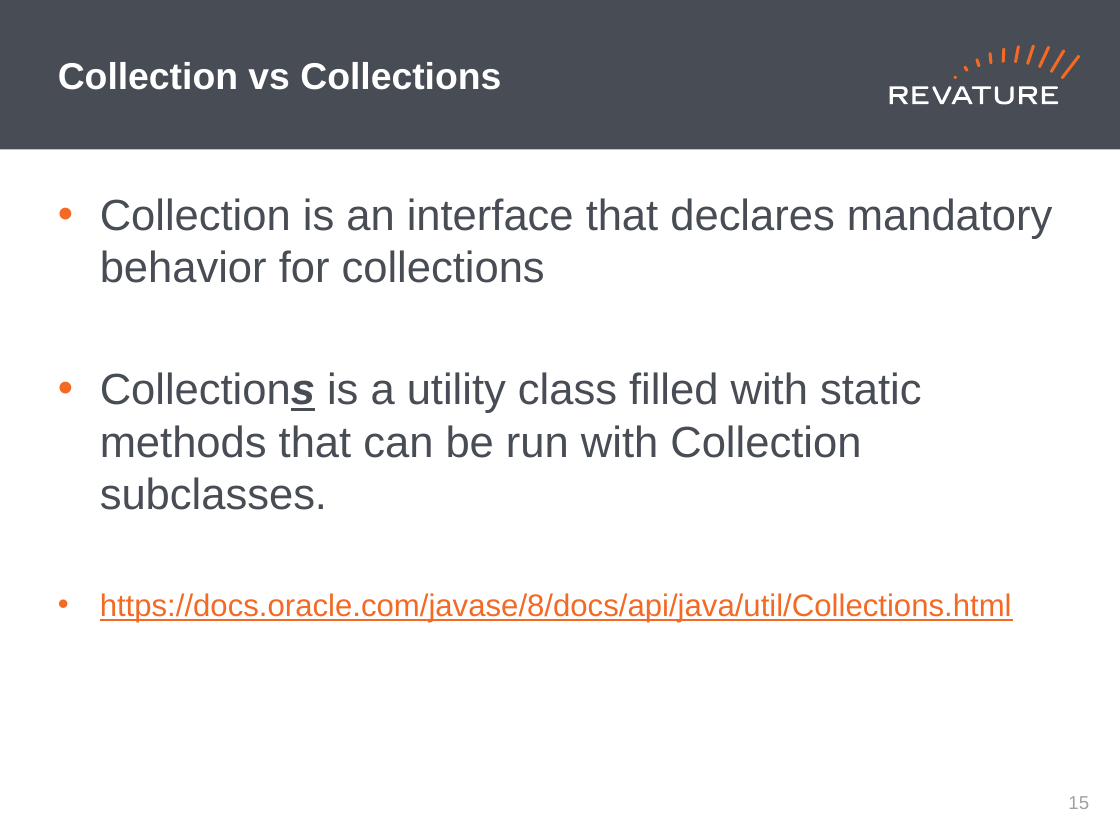
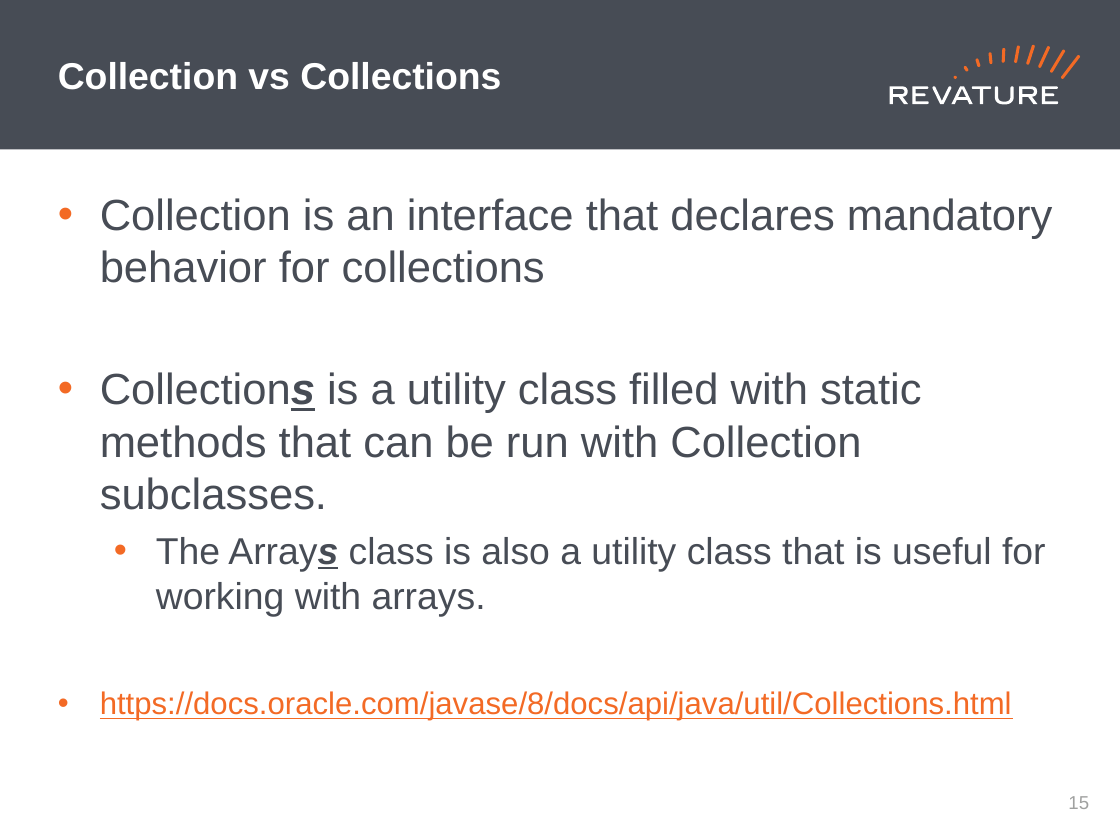
Before and after one commit to jhigherevature/spark-examples, a slide deck: slide 16 of revised-ppts/Day 16 PPT.pptx. Drawn at 1120x840 pixels with LibreOffice and Linux fonts; fonts in the diff are those of the drawing. Boxes give left, top, right and bottom in pixels: in the first picture for what was removed or moved away, otherwise in the second. Text is boxed around its words. In the diff, an @@ line names an element or a change of style, - is before the commit and + after.

```diff
--- a/revised-ppts/Day 16 PPT.pptx
+++ b/revised-ppts/Day 16 PPT.pptx
@@ text at bbox=[156, 537, 1046, 616]: paragraph added @@
+  • The Arrays class is also a utility class that is useful for working with arrays.
```
Also in this commit, not shown: 6 other slides changed, 1 slide added, 1 slide removed, 6 other files.
